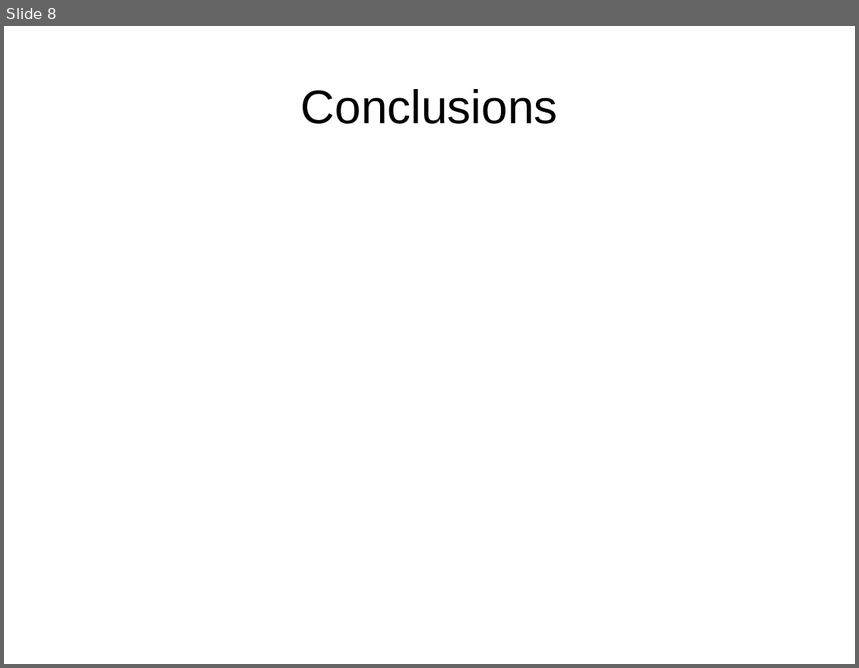
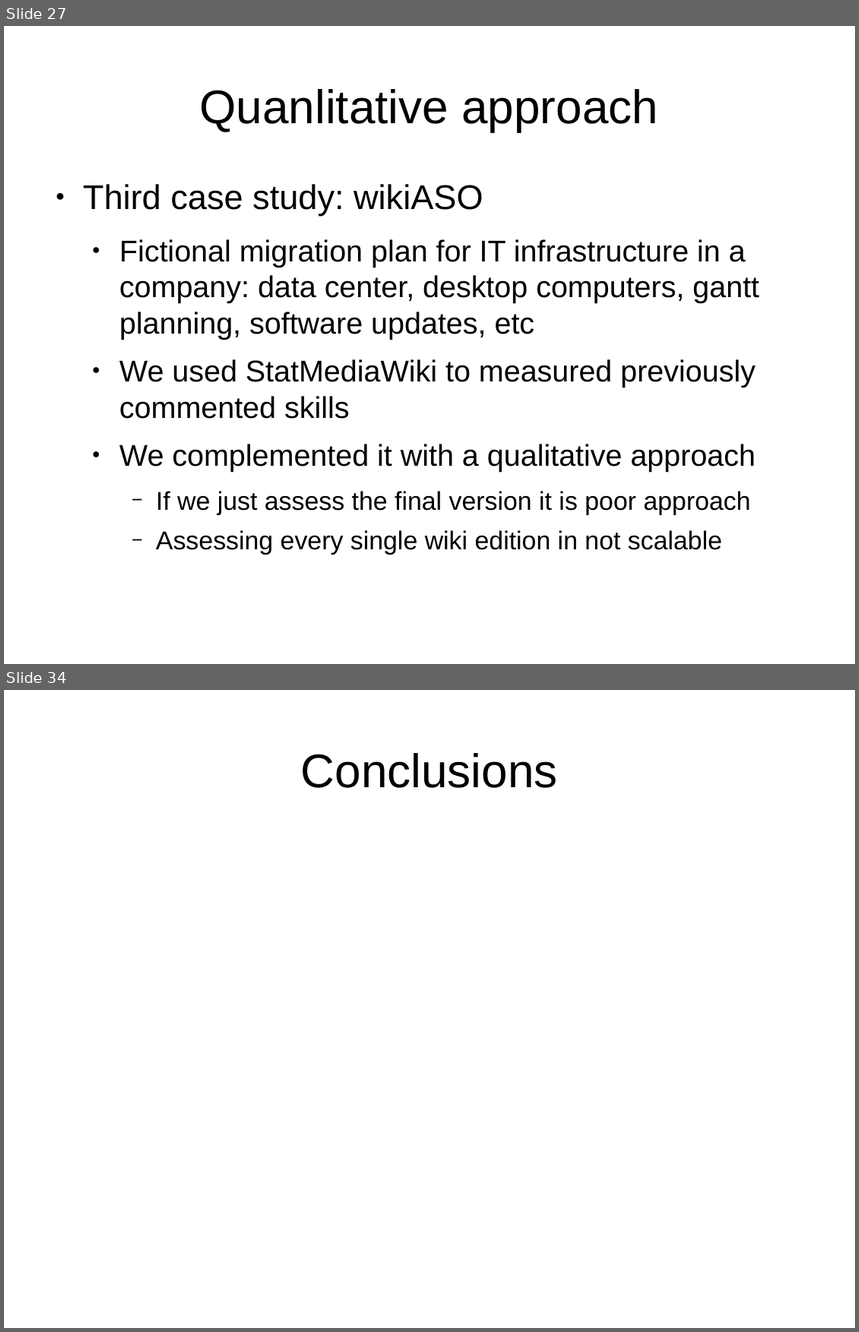
Before and after one commit to DrPantera/wikis4education, a slide deck: brunel-2014/wiki-assessment.odp. Shown one above the other, each under a label of ours: slide 8 before the commit, slides 27 and 34 after it; the slides between them are not shown. The pictures are 859x668 and 859x1332 pixels, drawn with LibreOffice and Linux fonts; fonts in the diff are those of the drawing. Boxes give left, top, right and bottom in pixels: in the first picture for what was removed or moved away, otherwise in the second. Text is boxed around its words. In the diff, an @@ line names an element or a change of style, - is before the commit and + after.

```diff
--- a/brunel-2014/wiki-assessment.odp
+++ b/brunel-2014/wiki-assessment.odp
@@ slide 27 added at bbox=[4, 26, 855, 664], background #FFFFFF @@
@@ title added at bbox=[200, 89, 658, 132], 44 pt, text #000000 @@
+Quanlitative approach
@@ text added at bbox=[83, 184, 759, 555], 28 pt, text #000000 @@
+● Third case study: wikiASO
+  ● Fictional migration plan for IT infrastructure in a company: data center, desktop computers, gantt planning, software updates, etc
+  ● We used StatMediaWiki to measured previously commented skills
+  ● We complemented it with a qualitative approach
+    − If we just assess the final version it is poor approach
+    − Assessing every single wiki edition in not scalable
@@ what was slide 8 is now slide 34 @@
```
Also in this commit, not shown: 3 slides changed, 30 other slides added, 5 slides removed.
